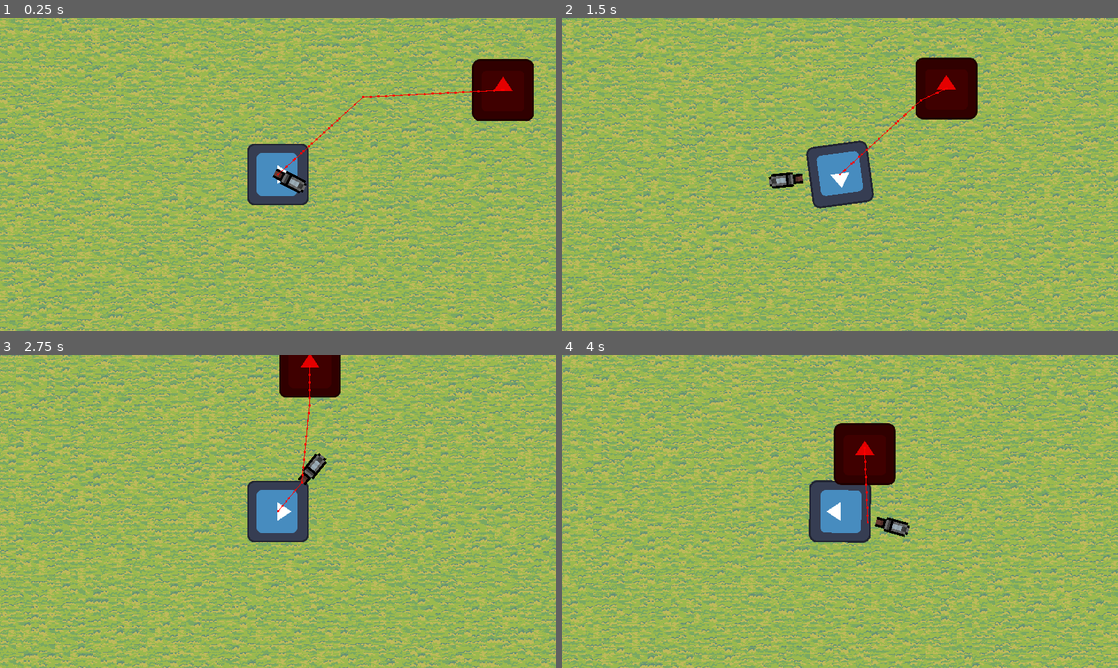
Above: before the commit, frames 1-4 (two rows, left to right).
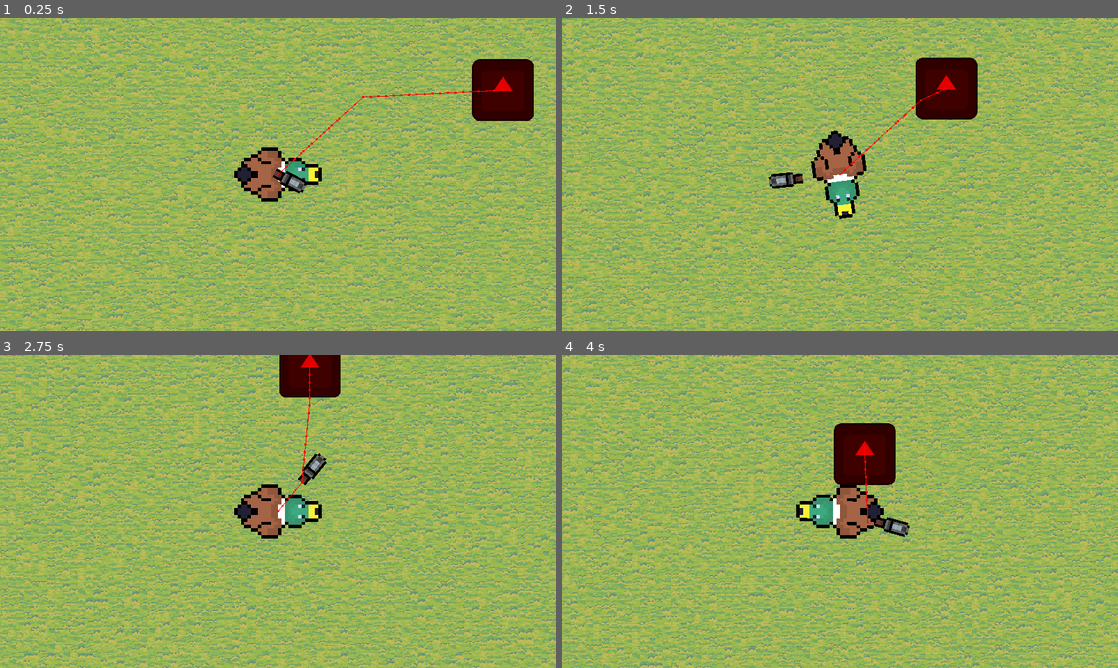
Above: after the commit, the same moments.

Repository: Z3BINI/game-design-final-project
Game: Godot game, scene res://scenes/quack_world/quack_man_world.tscn
The game is run twice, just before and just after one commit, with the same random seed, the same clock (stepped at 60 frames per second) and the same inputs. The project has no main scene, so this scene is started directly. The engine's default icon, where the game draws it, is replaced by a stand-in: a white triangle on a blue panel in a dark square.
Inputs (mouse positions are in pixels of both pictures, inside the frame that each line leads up to):
- Up to frame 1 (0.25 s): no input
- Up to frame 2 (1.5 s): move the mouse to (962, 158) at 0.52 s; hold D (move_right) 0.53-1.28 s; tap Space (jump) at 0.77 s; move the mouse to (728, 190) at 1.27 s; hold S (move_backward) from 1.28 s (still down)
- Up to frame 3 (2.75 s): tap Space (jump) at 1.52 s; move the mouse to (333, 442) at 2.02 s; release S (move_backward) at 2.03 s; hold D (move_right) from 2.03 s (still down)
- Up to frame 4 (4 s): move the mouse to (812, 574) at 2.77 s; release D (move_right) at 2.78 s; hold W (move_forward) 2.78-3.53 s; tap Space (jump) at 3.02, 3.77 s; move the mouse to (1006, 558) at 3.52 s; hold A (move_left) from 3.53 s (still down)

The runs differ from the first frame. In frame 1, 2.1% of the frame differs, in the area x 42-58%, y 40-60%; in frame 2, 2.4%, in the area x 43-57%, y 36-65%; in frame 3, 2.3%; in frame 4, 2.3%.

Commit message:
Import Quack Player

Diff:
--- a/scenes/quack_world/player/player.tscn
+++ b/scenes/quack_world/player/player.tscn
@@ -1,7 +1,7 @@
 [gd_scene load_steps=5 format=3 uid="uid://bllaylpcu6vj1"]
 
-[ext_resource type="Texture2D" uid="uid://dqwkmti066fl7" path="res://icon.svg" id="1_o0qbe"]
 [ext_resource type="Script" path="res://scripts/quack_world/player/player.gd" id="1_qu3ph"]
+[ext_resource type="Texture2D" uid="uid://d2vtygn44he1k" path="res://assets/quack_man/player/player.png" id="2_kf1pm"]
 [ext_resource type="Texture2D" uid="uid://d2rtp877b2jtk" path="res://assets/quack_man/weapons/pistol.png" id="3_no28g"]
 
 [sub_resource type="CircleShape2D" id="CircleShape2D_hqvsn"]
@@ -15,7 +15,8 @@
 
 [node name="PlayerSprite" type="Sprite2D" parent="."]
 rotation = 1.5708
-texture = ExtResource("1_o0qbe")
+scale = Vector2(7, 7)
+texture = ExtResource("2_kf1pm")
 
 [node name="PlayerCollision" type="CollisionShape2D" parent="."]
 shape = SubResource("CircleShape2D_hqvsn")
Binary file added: assets/quack_man/player/player.png
Not shown, added: assets/quack_man/player/player.png.import
